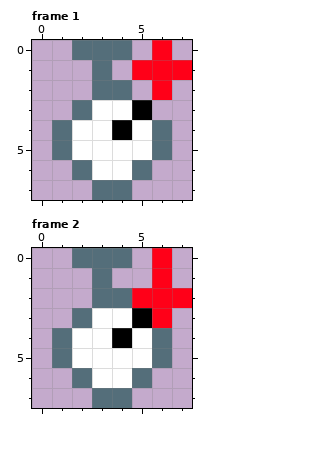
Two versions of one pixel-art file, The Fallen Guardian/Assets/Art/UI/Status Effects/Debuffs/Debuff_Impede.aseprite. That is the earlier state.
8x8 pixels, 3 frames. Shown: frame 1, frame 2. The commit also changed other frames, which this record leaves out.
And afterwards:
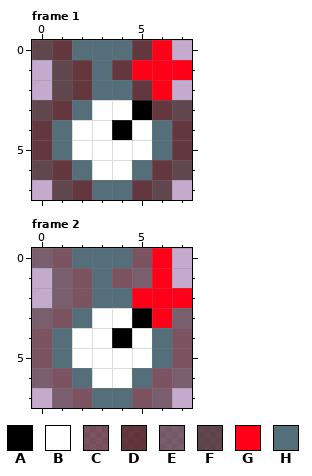
Palette (. is transparent): A #000000  B #ffffff  C #49161696  D #491616c8  E #452a2a96  F #452a2ac8  G #ff0018  H #546e7a
What changed:
layer "Layer 1" added
Frame 1, layer "Layer 1":
y 0: x 0..1 .. -> FD; x 5 . -> D
y 1: x 1..2 .. -> FD; x 4 . -> D
y 2: x 1..2 .. -> FD; x 5 . -> D
y 3: x 0..1 .. -> FD; x 6..7 .. -> DF
y 4..5: x 0 . -> D; x 7 . -> D
y 6: x 0..1 .. -> FD; x 6..7 .. -> DF
y 7: x 1..2 .. -> FD; x 5..6 .. -> DF
Frame 2, layer "Layer 1":
y 0: x 0..1 .. -> EC; x 5 . -> C
y 1: x 1..2 .. -> EC; x 4..5 .. -> CE
y 2: x 1..2 .. -> EC
y 3: x 0..1 .. -> EC; x 7 . -> E
y 4..5: x 0 . -> C; x 7 . -> C
y 6: x 0..1 .. -> EC; x 6..7 .. -> CE
y 7: x 1..2 .. -> EC; x 5..6 .. -> CE
Changed places in both pictures, as pixel boxes (x1, y1, x2, y2):
added: (32, 40, 192, 200)
added: (32, 248, 192, 408)
